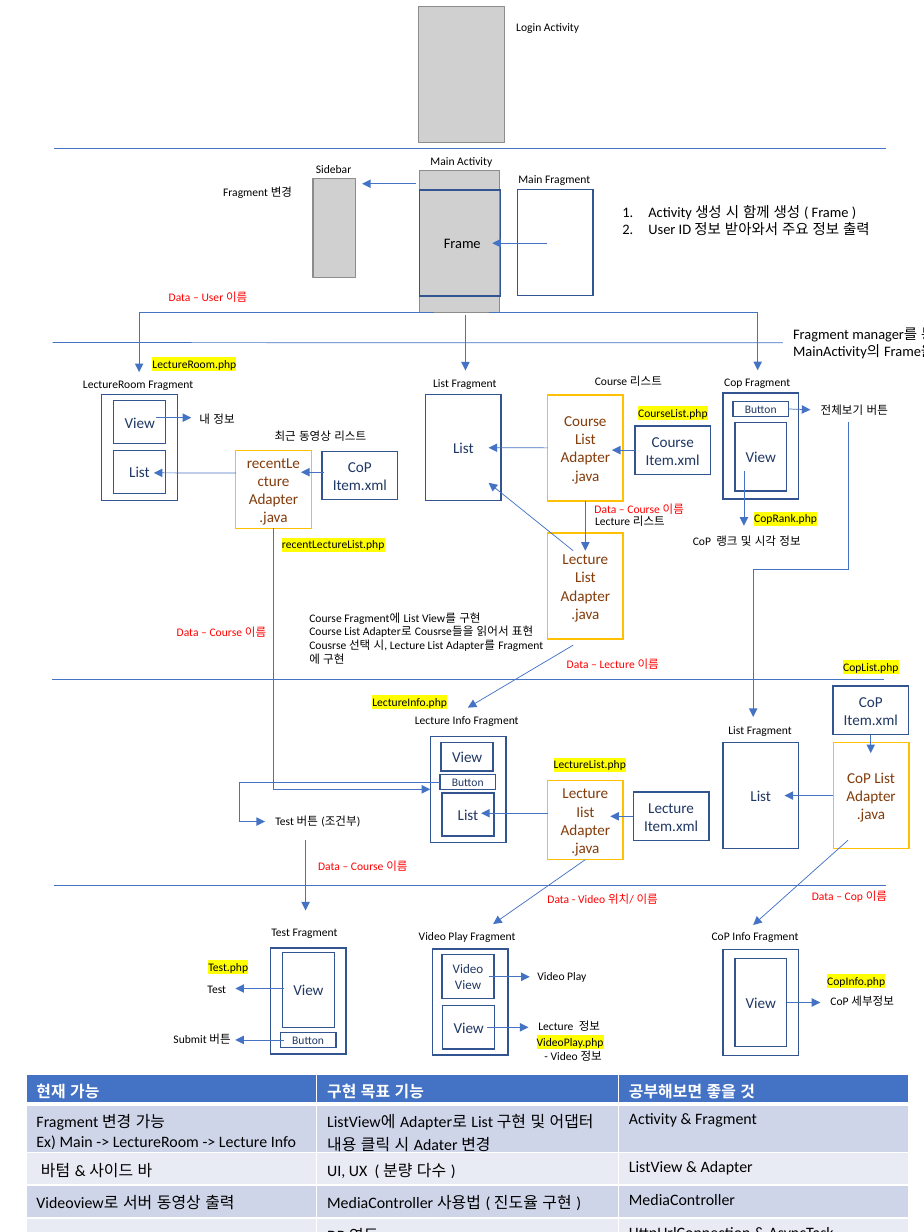
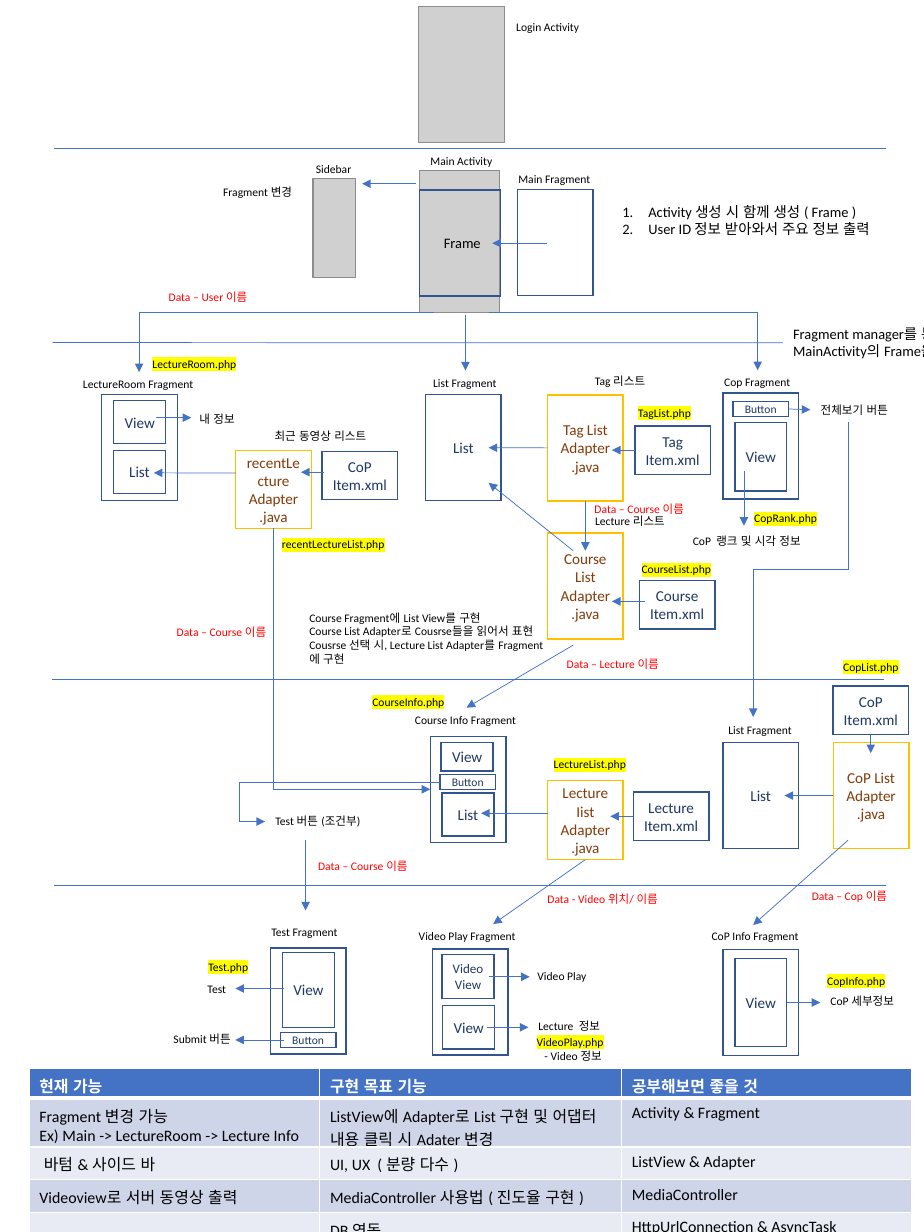
Before and after one commit to tentasys/MyShinhanRoad, a slide deck: slide 1 of 앱 구현 예시.pptx. Drawn at 924x1232 pixels with LibreOffice and Linux fonts; fonts in the diff are those of the drawing; grey boxes stand for pictures. Boxes give left, top, right and bottom in pixels: in the first picture for what was removed or moved away, otherwise in the second. Text is boxed around its words. In the diff, an @@ line names an element or a change of style, - is before the commit and + after.

Commit message:
앱 구현 예시 수정
주요 Flagment 명칭 변경 및 전체 구성 파일 정리

```diff
--- a/앱 구현 예시.pptx
+++ b/앱 구현 예시.pptx
@@ text at (595,375,645,387): text changed @@
-Course 리스트
+Tag 리스트
@@ text at (638,409,691,419): text changed @@
-CourseList.php
+TagList.php
@@ text in rectangle at (563,424,608,438): text changed @@
-Course List
+Tag List
@@ text in rectangle at (646,437,700,465): text changed @@
-Course Item.xml
+Tag
+Item.xml
@@ text in rectangle at (564,554,606,582): text changed @@
-Lecture List
+Course List
@@ text added at (642,565,711,575), 8 pt, text #000000 @@
+CourseList.php
@@ rectangle added at (639,581,715,630), outline #325491 1 pt, 10.5 pt, text #203864 @@
+Course Item.xml
@@ arrow added from (645, 601) to (612, 601), #4472C4 0.5 pt @@
@@ text at (372,698,444,708): text changed @@
-LectureInfo.php
+CourseInfo.php
@@ text at (415,716,516,726): text changed @@
-Lecture Info Fragment
+Course Info Fragment
@@ table: place and size @@
-table at (26,1074,908,1232)
+table at (29,1069,912,1232)
```
